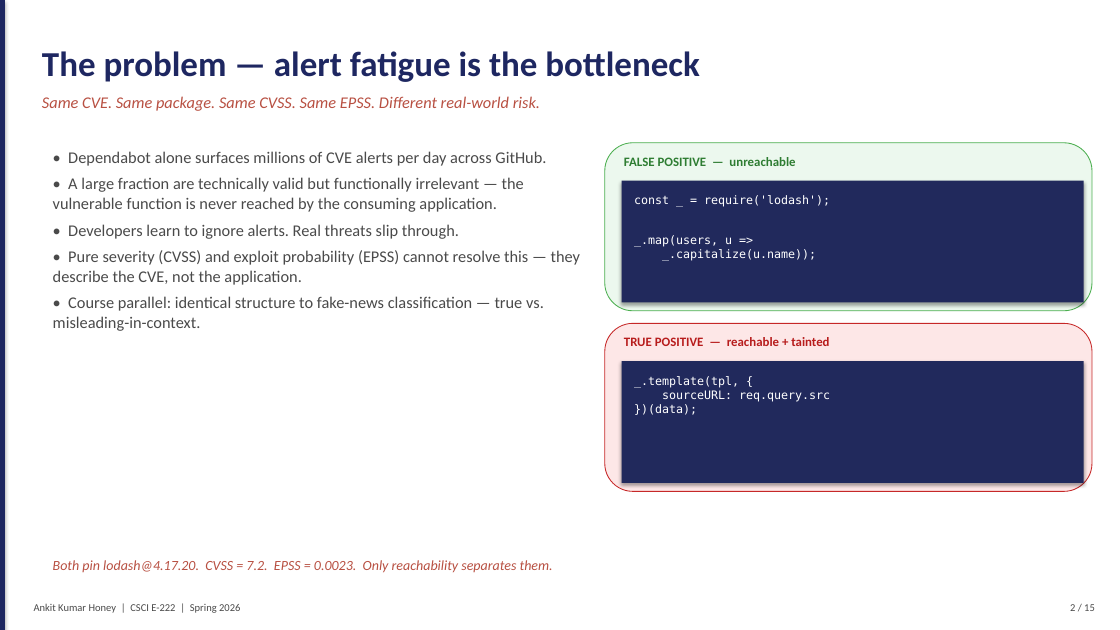
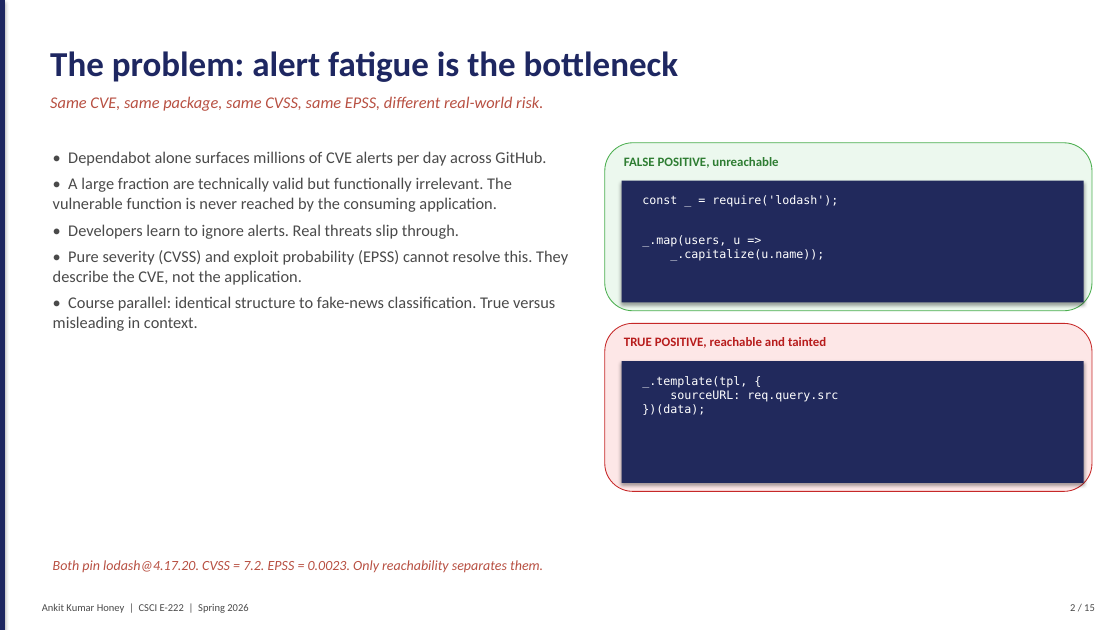
Before and after one commit to honeyankit/reachability-llm, a slide deck: slide 2 of reports/FalsePositive_SupplyChain_Honey.pptx. Drawn at 1120x630 pixels with LibreOffice and Linux fonts; fonts in the diff are those of the drawing. Boxes give left, top, right and bottom in pixels: in the first picture for what was removed or moved away, otherwise in the second. Text is boxed around its words. In the diff, an @@ line names an element or a change of style, - is before the commit and + after.

```diff
--- a/reports/FalsePositive_SupplyChain_Honey.pptx
+++ b/reports/FalsePositive_SupplyChain_Honey.pptx
@@ text at (x1=50, y1=51, x2=678, y2=82): text changed @@
-The problem — alert fatigue is the bottleneck
+The problem: alert fatigue is the bottleneck
@@ text at (x1=50, y1=96, x2=543, y2=111): text changed @@
-Same CVE. Same package. Same CVSS. Same EPSS. Different real-world risk.
+Same CVE, same package, same CVSS, same EPSS, different real-world risk.
@@ text at (x1=53, y1=177, x2=512, y2=212): text changed @@
-• A large fraction are technically valid but functionally irrelevant — the vulnerable function is never reached by the consuming application.
+• A large fraction are technically valid but functionally irrelevant. The vulnerable function is never reached by the consuming application.
@@ text at (x1=624, y1=157, x2=778, y2=168): text changed @@
-FALSE POSITIVE — unreachable
+FALSE POSITIVE, unreachable
@@ text at (x1=53, y1=250, x2=568, y2=331): text changed @@
-• Pure severity (CVSS) and exploit probability (EPSS) cannot resolve this — they describe the CVE, not the application.
-• Course parallel: identical structure to fake-news classification — true vs. misleading-in-context.
+• Pure severity (CVSS) and exploit probability (EPSS) cannot resolve this. They describe the CVE, not the application.
+• Course parallel: identical structure to fake-news classification. True versus misleading in context.
@@ text at (x1=624, y1=337, x2=826, y2=348): text changed @@
-TRUE POSITIVE — reachable + tainted
+TRUE POSITIVE, reachable and tainted
@@ 4 texts moved together from (x1=34, y1=195, x2=830, y2=613) to (x1=42, y1=195, x2=838, y2=613) @@
```
Also in this commit, not shown: 14 other slides changed, 3 other files.
